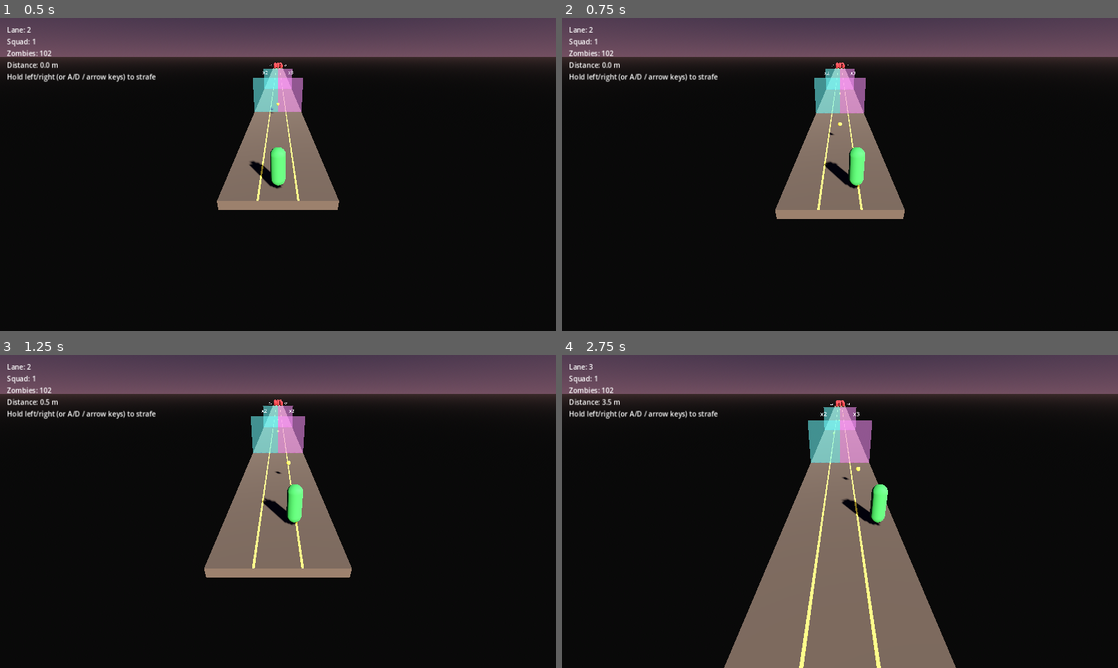
Above: before the commit, frames 1-4 (two rows, left to right).
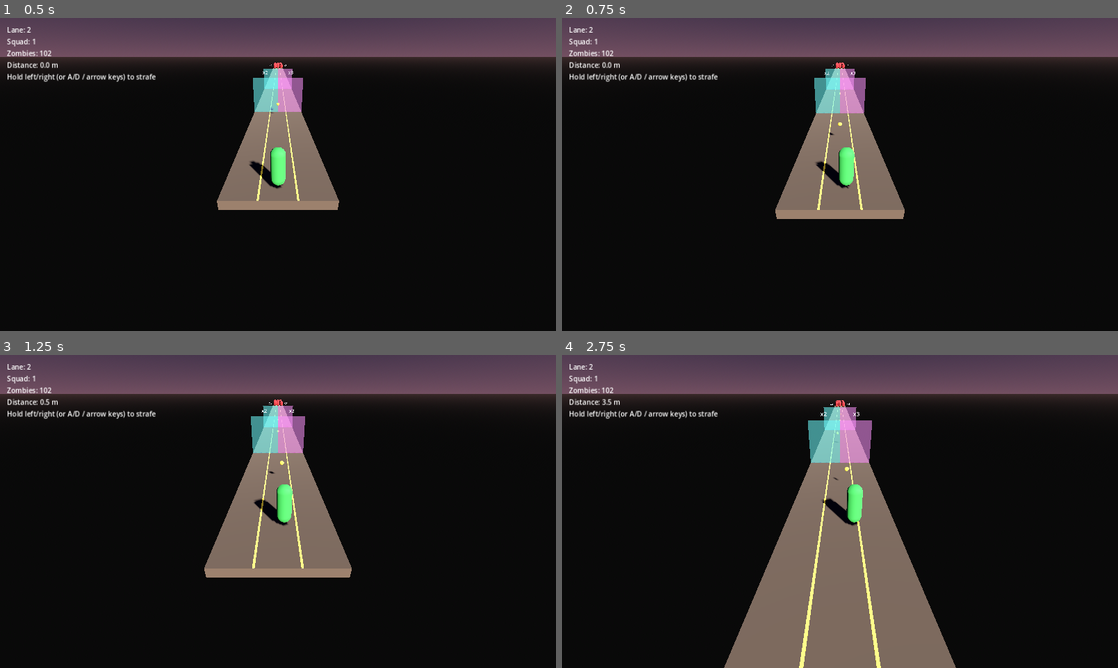
Above: after the commit, the same moments.

Repository: PawandeepSinghKhalsa/Hold-the-Line
Game: Godot game, scene res://scenes/main.tscn
The game is run twice, just before and just after one commit, with the same random seed, the same clock (stepped at 60 frames per second) and the same inputs.
Inputs (mouse positions are in pixels of both pictures, inside the frame that each line leads up to):
- Up to frame 1 (0.5 s): no input
- Up to frame 2 (0.75 s): move the mouse to (962, 158) at 0.52 s; hold D (move_right) from 0.53 s (still down); click (962, 158) at 0.67 s
- Up to frame 3 (1.25 s): keep holding D (move_right)
- Up to frame 4 (2.75 s): release D (move_right) at 1.25 s; drag from (728, 527) to (812, 574) at 1.27 s; move the mouse to (895, 442) at 2.02 s; hold D (move_right) from 2.03 s (still down)

Frame 1 is identical in both runs. In frame 2, 0.7% of the frame differs, in the area x 45-55%, y 14-55%; in frame 3, 0.8%; in frame 4, 1.0%, in the area x 4-59%, y 3-55%.
Error in both runs: Invalid access to property or key 'lane_index' on a base object of type 'CharacterBody3D (soldier.gd)'. (res://scripts/hud.gd:23)

Commit message:
Slow STRAFE_SPEED from 3.2 to 1.2 so the soldier walks sideways
Prior value crossed a full lane (1.5u) in under half a second, which
still read as a slide rather than a step-by-step walk. 1.2 u/s is
slower than the forward auto-walk (2.0) so lateral motion reads as
a deliberate sideways pace — about 1.25 seconds per lane width
while the key is held.

https://claude.ai/code/session_01WNZkPqonAe5zQESFZUsP36

Diff:
--- a/scripts/soldier.gd
+++ b/scripts/soldier.gd
@@ -7,7 +7,7 @@
 
 signal lane_changed(new_lane: int)
 
-const STRAFE_SPEED := 3.2
+const STRAFE_SPEED := 1.2
 const BRIDGE_HALF_WIDTH := 2.1
 const FIRE_INTERVAL := 0.5
 const BULLET_SPAWN_OFFSET := Vector3(0, 0.9, -0.5)
